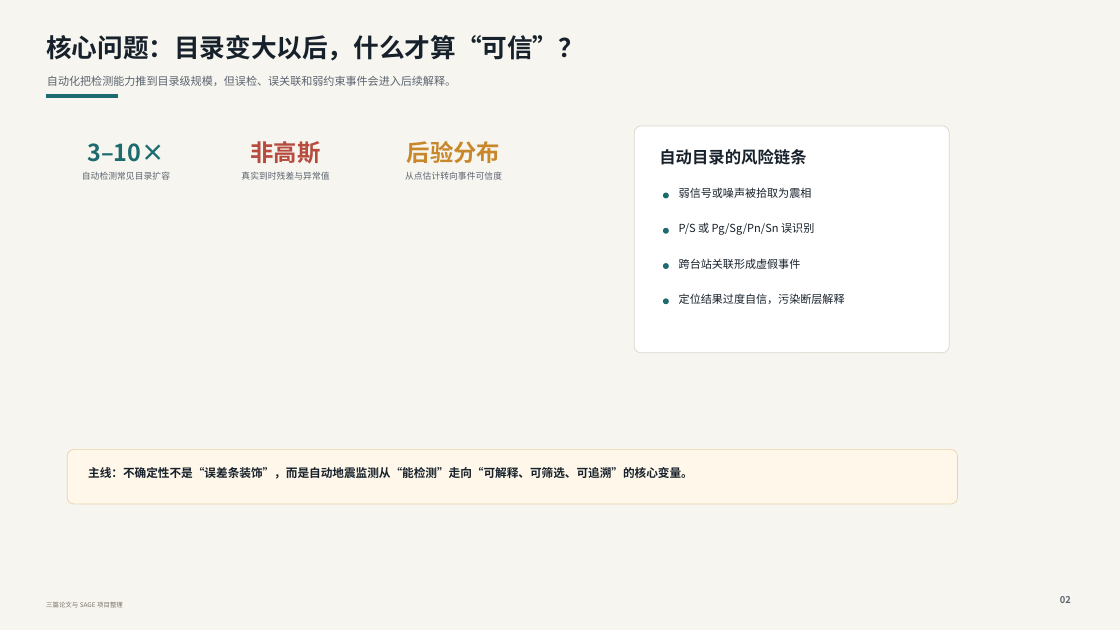
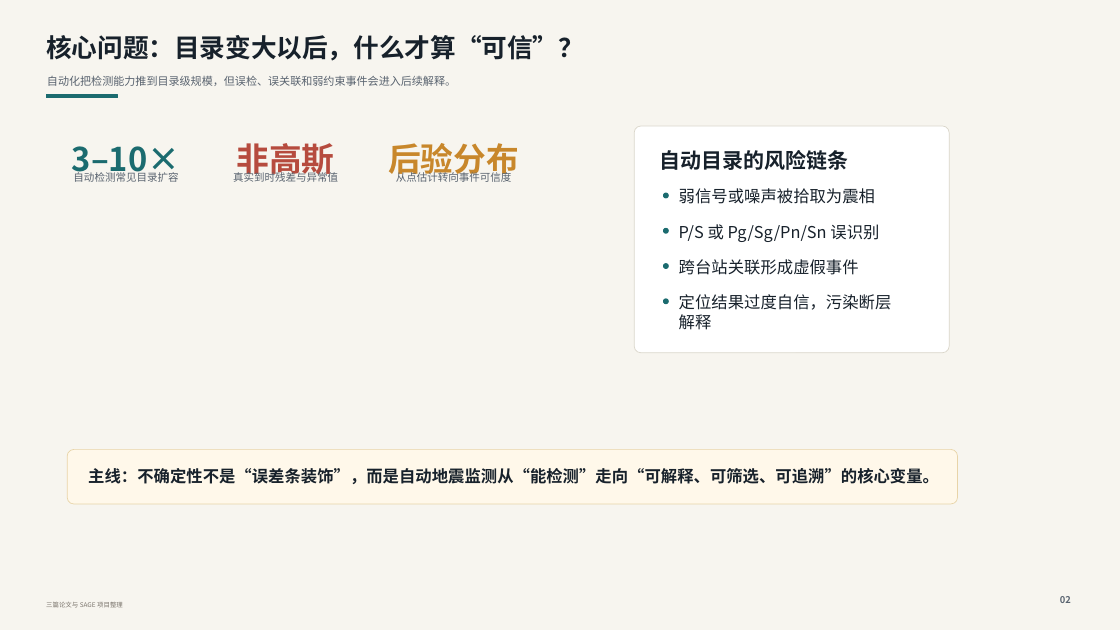
Before and after one commit to cangyeone/sage, a slide deck: slide 2 of deliverables/从自动编目到可信地震目录.pptx. Drawn at 1120x630 pixels with LibreOffice and Linux fonts; fonts in the diff are those of the drawing. Boxes give left, top, right and bottom in pixels: in the first picture for what was removed or moved away, otherwise in the second. Text is boxed around its words. In the diff, an @@ line names an element or a change of style, - is before the commit and + after.

```diff
--- a/deliverables/从自动编目到可信地震目录.pptx
+++ b/deliverables/从自动编目到可信地震目录.pptx
@@ size 20 to 28 pt in 3 elements at (x1=72, y1=146, x2=180, y2=179), (x1=237, y1=137, x2=335, y2=179), (x1=388, y1=143, x2=519, y2=179) @@
@@ text "自动目录的风险链条" at (x1=659, y1=150, x2=848, y2=170): size 14 to 18 pt @@
@@ size 7.5 to 9 pt in 3 elements at (x1=73, y1=170, x2=178, y2=182), (x1=233, y1=170, x2=338, y2=182), (x1=396, y1=170, x2=512, y2=182) @@
@@ size 9.5 to 14 pt in 4 elements at (x1=679, y1=188, x2=875, y2=204), (x1=679, y1=224, x2=879, y2=242), (x1=679, y1=259, x2=859, y2=275), (x1=679, y1=294, x2=892, y2=330) @@
@@ text "主线：不确定性不是“误差条装饰”，而是自动地震监测从“能检测”走向“可解释、可筛选、可追溯”的核心变量。" at (x1=88, y1=468, x2=939, y2=484): size 10 to 14 pt @@
```
Also in this commit, not shown: 12 other slides changed, 5 slides added, 16 other files.
